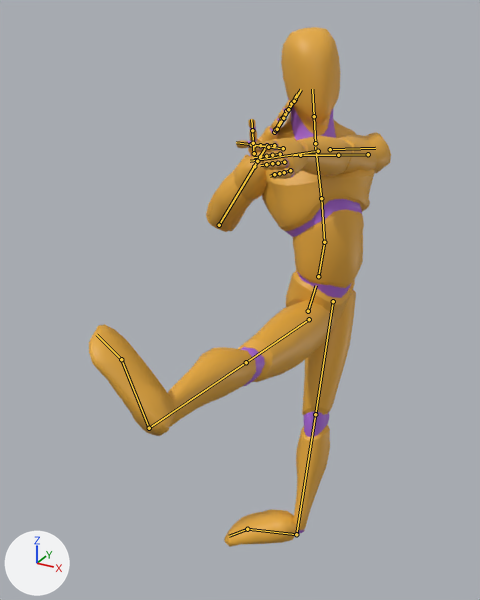
A saved change to the glTF model assets/animations/nadja_golpes.glb.
Both versions are drawn from a 50 mm lens placed at (0.798, -1.884, 1.849), pointed at (-0.082, -0.286, 1.05). The axes (+X, +Y, +Z) are drawn at lower left. The lights are the same throughout. The first picture is the older version. Both versions are drawn at frame 4 of the action 'Nadja_ChuteMedio'; the numbers are the values there. The bones that change, and the others that lie on the model, are drawn over the model as lines.

The first picture shows 'Mannequin'.
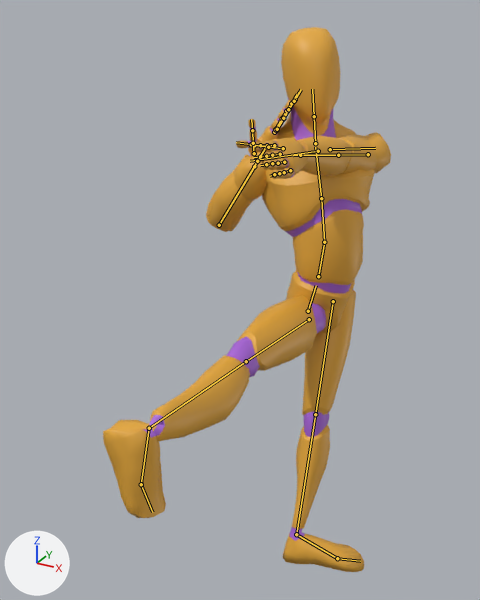
Location of each change, (x1, y1, x2, y2) in pixels of the pictures (480 x 600 px):
'Mannequin', posed
    before: (89, 27, 391, 547)
    after: (103, 27, 391, 572)
bone 'foot_l', root to tip
    before: (296, 534) to (247, 529)
    after: (296, 534) to (337, 558)
bone 'thigh_r', root to tip
    before: (309, 319) to (246, 362)
    after: (309, 319) to (246, 361)
bone 'foot_r', root to tip
    before: (149, 428) to (121, 359)
    after: (149, 428) to (141, 484)

What the commit changed:
Bone 'foot_l' (bone_foot_l) turns from (0, -177, 79) to (30, -3, -101) degrees about its own x, y and z.
Bone 'thigh_r' (bone_thigh_r) turns from (15, -98, 79) to (12, 101, 106) degrees about its own x, y and z.
Bone 'foot_r' (bone_foot_r) turns from (76, 60, -74) to (-87, 112, 71) degrees about its own x, y and z.
